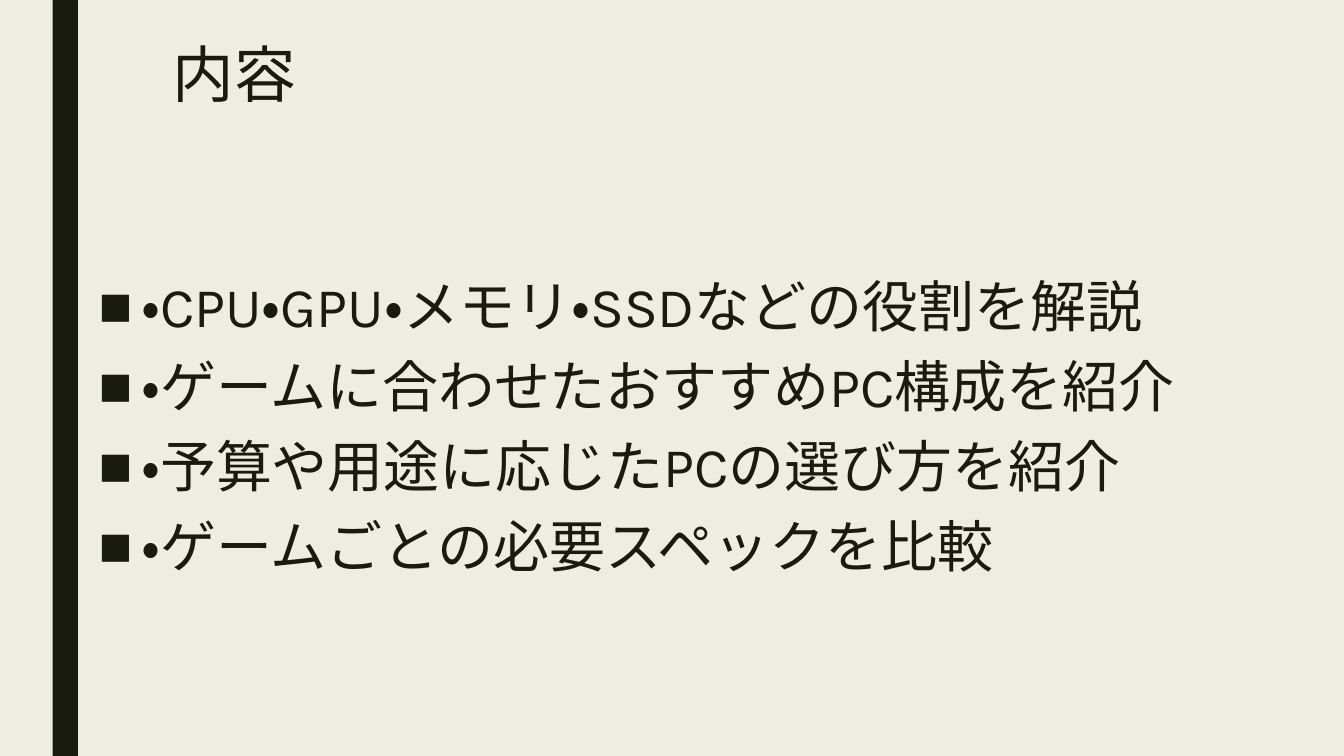
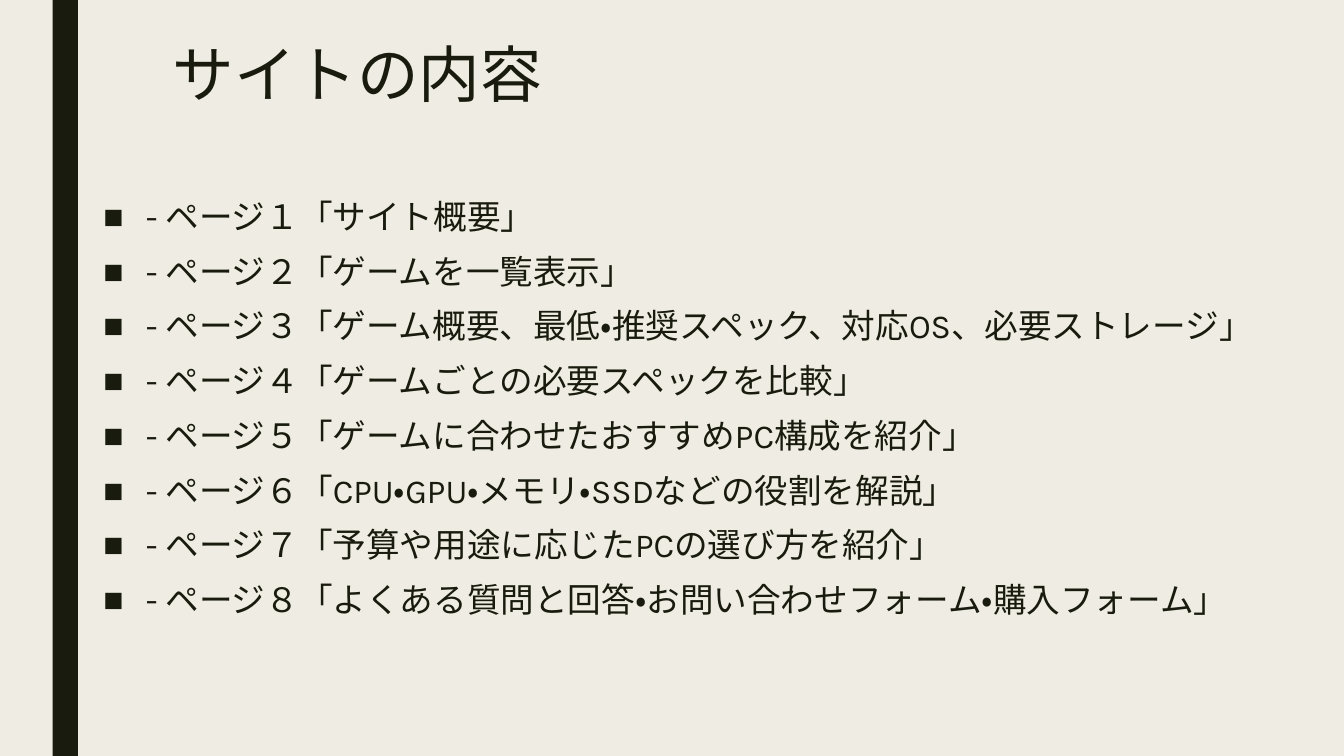
Before and after one commit to kyarame0711/Web, a slide deck: slide 5 of 中間発表.pptx (slide 4 before the commit). Drawn at 1344x756 pixels with LibreOffice and Linux fonts; fonts in the diff are those of the drawing. Boxes give left, top, right and bottom in pixels: in the first picture for what was removed or moved away, otherwise in the second. Text is boxed around its words. In the diff, an @@ line names an element or a change of style, - is before the commit and + after.

```diff
--- a/中間発表.pptx
+++ b/中間発表.pptx
@@ title at [172, 45, 542, 102]: text changed @@
-内容
+サイトの内容
@@ text at [165, 200, 1252, 615]: text changed; size 40 to 24 pt @@
-■ ・CPU・GPU・メモリ・SSDなどの役割を解説
-■ ・ゲームに合わせたおすすめPC構成を紹介
-■ ・予算や用途に応じたPCの選び方を紹介
-■ ・ゲームごとの必要スペックを比較
+■ - ページ１「サイト概要」
+■ - ページ２「ゲームを一覧表示」
+■ - ページ３「ゲーム概要、最低・推奨スペック、対応OS、必要ストレージ」
+■ - ページ４「ゲームごとの必要スペックを比較」
+■ - ページ５「ゲームに合わせたおすすめPC構成を紹介」
+■ - ページ６「CPU・GPU・メモリ・SSDなどの役割を解説」
+■ - ページ７「予算や用途に応じたPCの選び方を紹介」
+■ - ページ８「よくある質問と回答・お問い合わせフォーム・購入フォーム」
```
Also in this commit, not shown: 6 other slides changed, 3 slides added, 1 slide removed, 1 other file.
